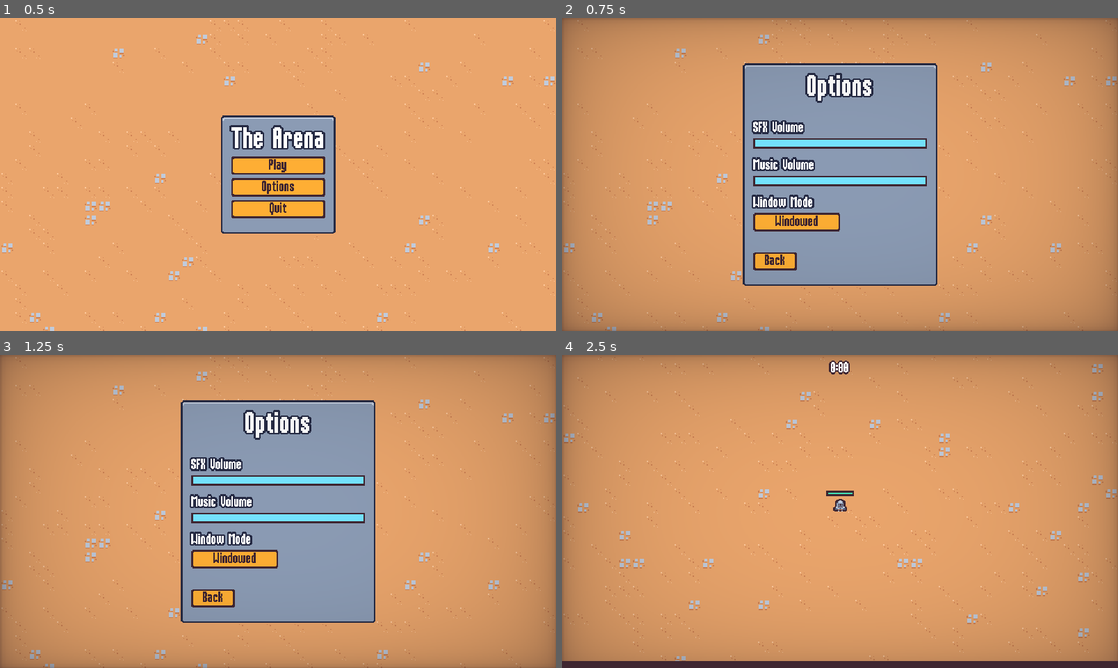
Above: before the commit, frames 1-4 (two rows, left to right).
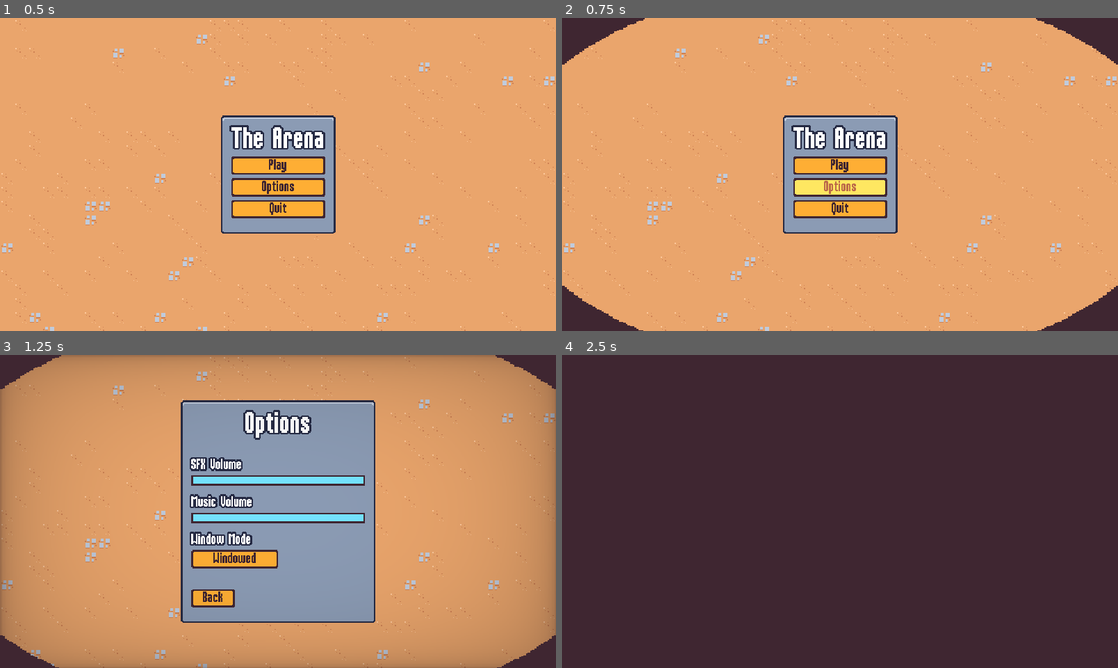
Above: after the commit, the same moments.

Repository: conor-sullivan/survivors-2d
Game: Godot game, scene res://scenes/ui/main_menu.tscn
Same seed, same stepped clock (60 frames per second), same inputs: the game is played once before the commit and once after it.
Inputs:
- Up to frame 1 (0.5 s): no input
- Up to frame 2 (0.75 s): click "Options" at 0.5 s
- Up to frame 3 (1.25 s): no input
- Up to frame 4 (2.5 s): click "Back" at 1.25 s; click "Play" at 2 s

Frame 1 is identical in both runs. In frame 2, 55% of the frame differs, in the area x 0-100%, y 0-100%; in frame 3, 2.2%; in frame 4, 98%, in the area x 0-100%, y 0-98%.

Commit message:
Scene transition and animation.

Diff:
--- a/project.godot
+++ b/project.godot
@@ -19,6 +19,7 @@
 
 GameEvents="*res://scenes/auto_load/game_events.tscn"
 MusicPlayer="*res://scenes/auto_load/music_player.tscn"
+ScreenTransition="*res://scenes/auto_load/screen_transition.tscn"
 
 [debug]
 
--- /dev/null
+++ b/scenes/auto_load/screen_transition.gd
@@ -0,0 +1,17 @@
+extends CanvasLayer
+
+signal transitioned_halfway
+
+@onready var animation_player = $AnimationPlayer
+
+var skip_emit = false
+
+
+func transition():
+	$ColorRect.visible = true
+	animation_player.play("default")
+	await animation_player.animation_finished
+	transitioned_halfway.emit()
+	animation_player.play_backwards("default")
+	await animation_player.animation_finished
+	$ColorRect.visible = false
--- /dev/null
+++ b/scenes/auto_load/screen_transition.gdshader
@@ -0,0 +1,16 @@
+shader_type canvas_item;
+
+uniform vec4 transition_color : source_color;
+uniform sampler2D transition_texture : filter_nearest;
+uniform float percent : hint_range(0.0, 1.0);
+
+
+void fragment() {
+	vec4 transition_texture_color = texture(transition_texture, UV);
+	if (transition_texture_color.r > percent) {
+		COLOR.a = 0.0;
+	}
+	else {
+		COLOR = transition_color;
+	}
+}
--- /dev/null
+++ b/scenes/auto_load/screen_transition.tscn
@@ -0,0 +1,68 @@
+[gd_scene load_steps=8 format=3 uid="uid://b0o06xcksuuhe"]
+
+[ext_resource type="Shader" path="res://scenes/auto_load/screen_transition.gdshader" id="1_a42ci"]
+[ext_resource type="Script" path="res://scenes/auto_load/screen_transition.gd" id="1_l2htx"]
+[ext_resource type="Texture2D" uid="uid://bnca7apg21jl4" path="res://assets/ui/screen_transition.png" id="2_sdik7"]
+
+[sub_resource type="Animation" id="Animation_vklga"]
+resource_name = "default"
+length = 0.4
+step = 0.01
+tracks/0/type = "value"
+tracks/0/imported = false
+tracks/0/enabled = true
+tracks/0/path = NodePath("ColorRect:material:shader_parameter/percent")
+tracks/0/interp = 1
+tracks/0/loop_wrap = true
+tracks/0/keys = {
+"times": PackedFloat32Array(0, 0.4),
+"transitions": PackedFloat32Array(1.93187, 1),
+"update": 0,
+"values": [0.0, 1.0]
+}
+
+[sub_resource type="Animation" id="Animation_5duxg"]
+length = 0.001
+tracks/0/type = "value"
+tracks/0/imported = false
+tracks/0/enabled = true
+tracks/0/path = NodePath("ColorRect:material:shader_parameter/percent")
+tracks/0/interp = 1
+tracks/0/loop_wrap = true
+tracks/0/keys = {
+"times": PackedFloat32Array(0),
+"transitions": PackedFloat32Array(1),
+"update": 0,
+"values": [0.0]
+}
+
+[sub_resource type="AnimationLibrary" id="AnimationLibrary_5i3m8"]
+_data = {
+"RESET": SubResource("Animation_5duxg"),
+"default": SubResource("Animation_vklga")
+}
+
+[sub_resource type="ShaderMaterial" id="ShaderMaterial_1a67c"]
+shader = ExtResource("1_a42ci")
+shader_parameter/transition_color = Color(0.247059, 0.14902, 0.192157, 1)
+shader_parameter/percent = 0.0
+shader_parameter/transition_texture = ExtResource("2_sdik7")
+
+[node name="ScreenTransition" type="CanvasLayer"]
+process_mode = 3
+layer = 5
+script = ExtResource("1_l2htx")
+
+[node name="AnimationPlayer" type="AnimationPlayer" parent="."]
+libraries = {
+"": SubResource("AnimationLibrary_5i3m8")
+}
+
+[node name="ColorRect" type="ColorRect" parent="."]
+material = SubResource("ShaderMaterial_1a67c")
+anchors_preset = 15
+anchor_right = 1.0
+anchor_bottom = 1.0
+grow_horizontal = 2
+grow_vertical = 2
+mouse_filter = 2
--- a/scenes/ui/end_screen.gd
+++ b/scenes/ui/end_screen.gd
@@ -30,6 +30,8 @@
 
 
 func on_restart_button_pressed():
+	ScreenTransition.transition()
+	await ScreenTransition.transitioned_halfway
 	get_tree().paused = false
 	get_tree().change_scene_to_file("res://scenes/main/main.tscn")
 
--- a/scenes/ui/main_menu.gd
+++ b/scenes/ui/main_menu.gd
@@ -11,10 +11,14 @@
 
 
 func on_play_pressed():
+	ScreenTransition.transition()
+	await ScreenTransition.transitioned_halfway
 	get_tree().change_scene_to_file("res://scenes/main/main.tscn")
 
 
 func on_options_pressed():
+	ScreenTransition.transition()
+	await ScreenTransition.transitioned_halfway
 	var options_instance = options_scene.instantiate()
 	add_child(options_instance)
 	options_instance.back_pressed.connect(on_options_closed.bind(options_instance))
--- a/scenes/ui/main_menu.tscn
+++ b/scenes/ui/main_menu.tscn
@@ -6,6 +6,7 @@
 [ext_resource type="PackedScene" uid="uid://dy8f6jp6k224o" path="res://scenes/ui/sound_button.tscn" id="3_wt3eq"]
 
 [node name="MainMenu" type="CanvasLayer"]
+process_mode = 3
 script = ExtResource("1_2xjna")
 
 [node name="TileMap" type="TileMap" parent="."]
--- a/scenes/ui/options_menu.gd
+++ b/scenes/ui/options_menu.gd
@@ -52,4 +52,6 @@
 
 
 func on_back_pressed():
+	ScreenTransition.transition()
+	await ScreenTransition.transitioned_halfway
 	back_pressed.emit()
--- a/scenes/ui/pause_menu.gd
+++ b/scenes/ui/pause_menu.gd
@@ -51,13 +51,16 @@
 
 
 func on_options_pressed():
+	ScreenTransition.transition()
+	await ScreenTransition.transitioned_halfway
 	var options_menu_instance = options_menu_scene.instantiate()
 	add_child(options_menu_instance)
 	options_menu_instance.back_pressed.connect(on_options_back_pressed.bind(options_menu_instance))
 
 
 func on_options_back_pressed(options_menu: Node):
-	options_menu.queue_free()
+	Callable(options_menu.queue_free).call_deferred()
+	ScreenTransition.transition()
 
 
 func on_quit_pressed():
Binary file added: assets/ui/screen_transition.png
Not shown, added: assets/ui/screen_transition.png.import
